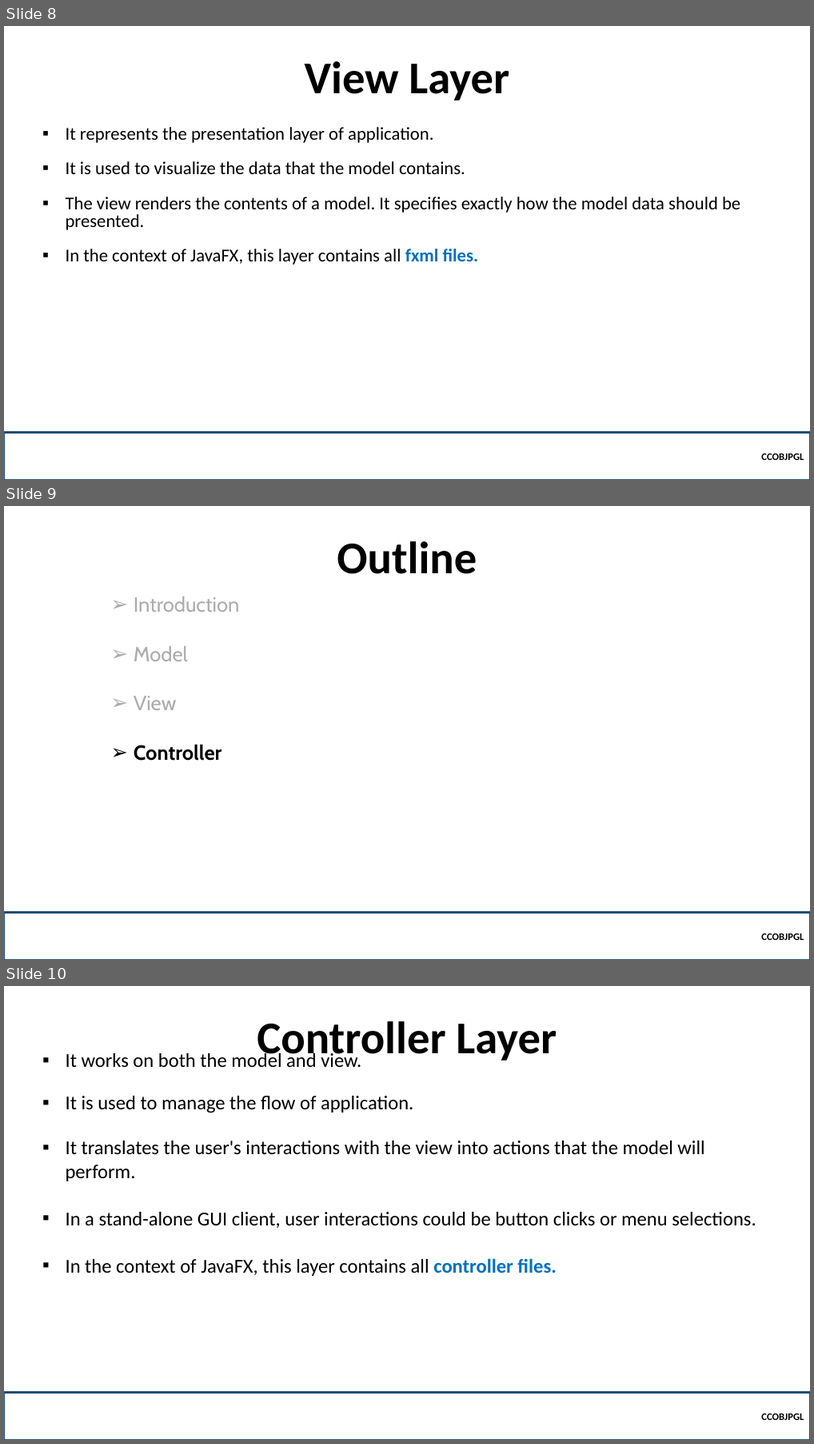
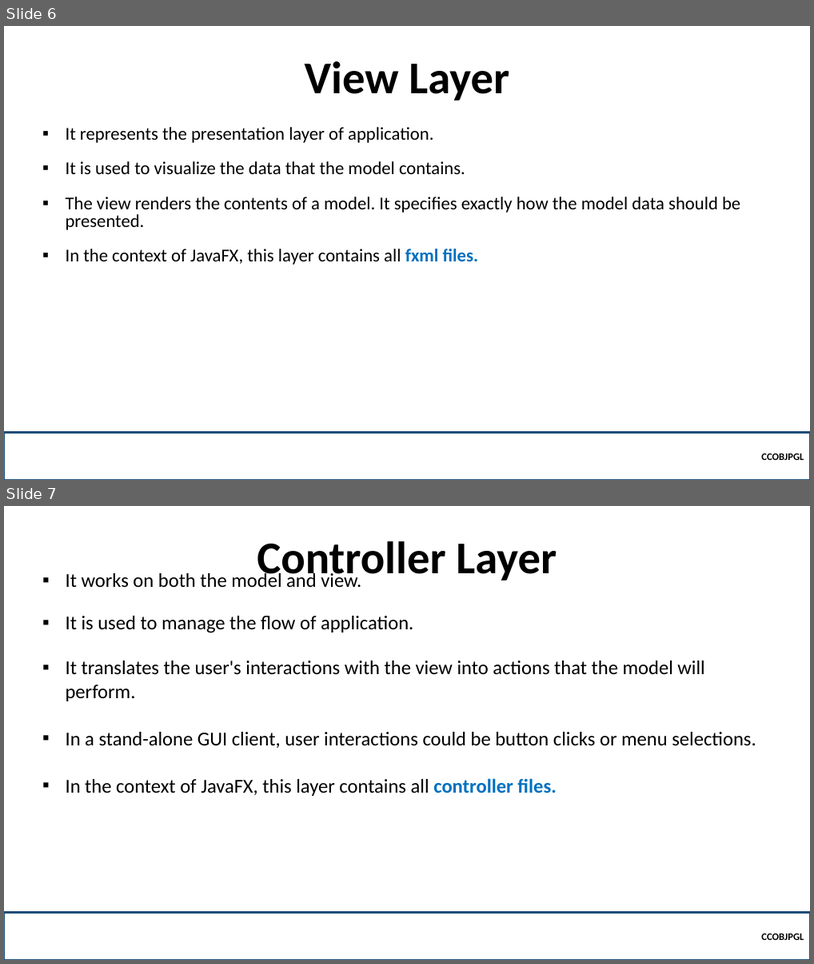
Before and after one commit to robitussin/CCOBJPGL, a slide deck: 7 - Design Patterns/Model-View-Controller Architecture.pptx. Shown one above the other, each under a label of ours: slides 8, 9 and 10 before the commit, slides 6 and 7 after it. The pictures are 814x1444 and 814x964 pixels, drawn with LibreOffice and Linux fonts; fonts in the diff are those of the drawing; background and template pictures are left out. Boxes give left, top, right and bottom in pixels: in the first picture for what was removed or moved away, otherwise in the second. Text is boxed around its words. In the diff, an @@ line names an element or a change of style, - is before the commit and + after.

Commit message:
added draft of new MVC slides

```diff
--- a/7 - Design Patterns/Model-View-Controller Architecture.pptx
+++ b/7 - Design Patterns/Model-View-Controller Architecture.pptx
@@ slide 9 removed at (4, 506, 810, 960), background picture (left out) @@
@@ title removed at (337, 541, 477, 574) @@
-Outline
@@ text removed at (134, 596, 240, 760) @@
-➢ Introduction
-➢ Model
-➢ View
-➢ Controller
@@ rectangle removed at (4, 912, 810, 960) @@
-CCOBJPGL
@@ what was slide 8 is now slide 6 @@
@@ what was slide 10 is now slide 7 @@
```
Also in this commit, not shown: 2 other slides removed, 1 other file.
